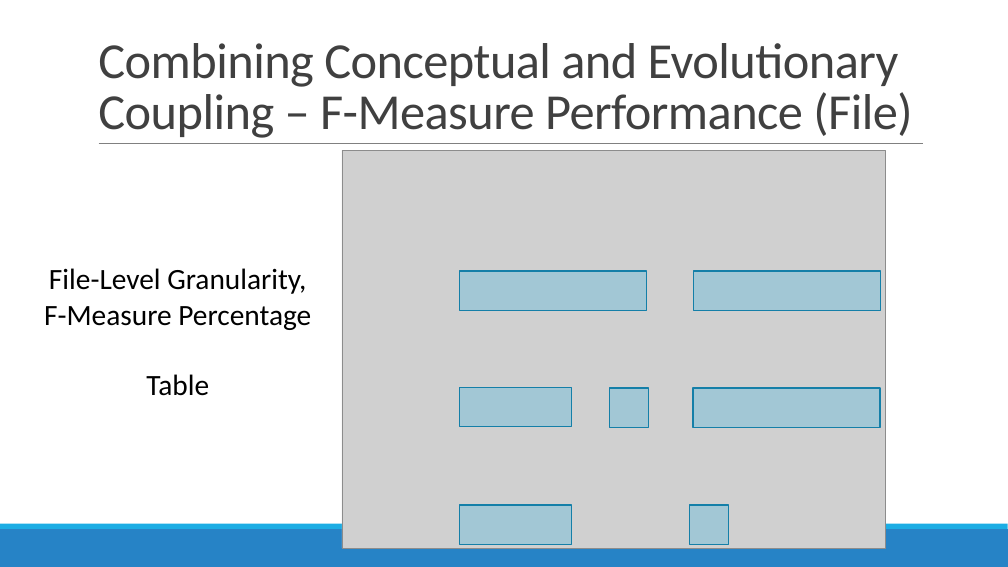
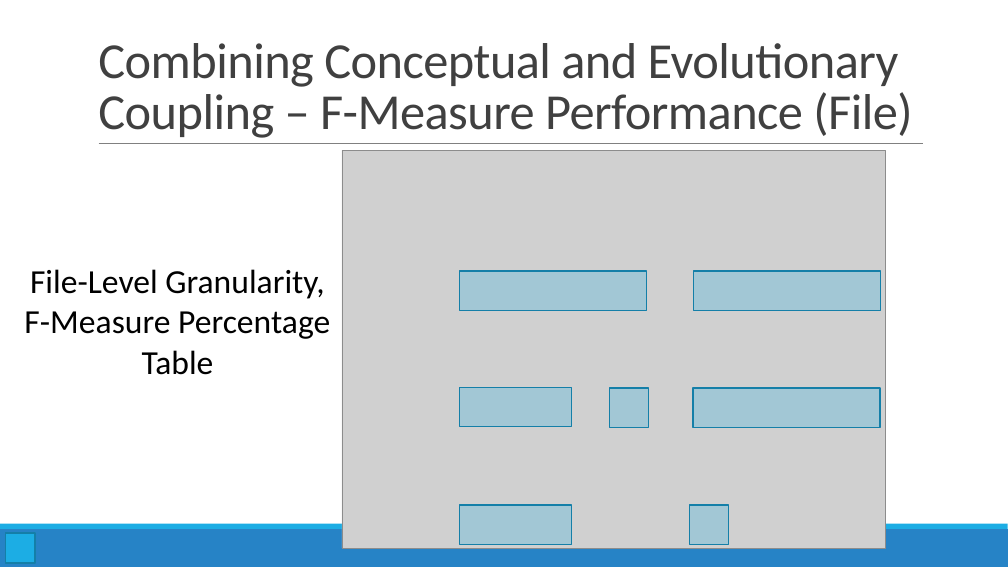
Before and after one commit to kntnguyen94/cs6301-sw-analysis, a slide deck: slide 24 of Kagdi2013_Wong.pptx. Drawn at 1008x567 pixels with LibreOffice and Linux fonts; fonts in the diff are those of the drawing; grey boxes stand for pictures. Boxes give left, top, right and bottom in pixels: in the first picture for what was removed or moved away, otherwise in the second. Text is boxed around its words. In the diff, an @@ line names an element or a change of style, - is before the commit and + after.

```diff
--- a/Kagdi2013_Wong.pptx
+++ b/Kagdi2013_Wong.pptx
@@ text "File-Level Granularity, F-Measure Percentage": place and size @@
-text "File-Level Granularity, F-Measure Percentage" at [44,268,311,396]
+text "File-Level Granularity, F-Measure Percentage" at [24,269,330,375]
@@ text "File-Level Granularity, F-Measure Percentage" at [24,269,330,375]: size 28 to 32 pt @@
@@ rectangle added at [6,533,36,563], fill #1CADE4, outline #1580A9 1.25 pt @@
```
Also in this commit, not shown: 8 other slides changed.
